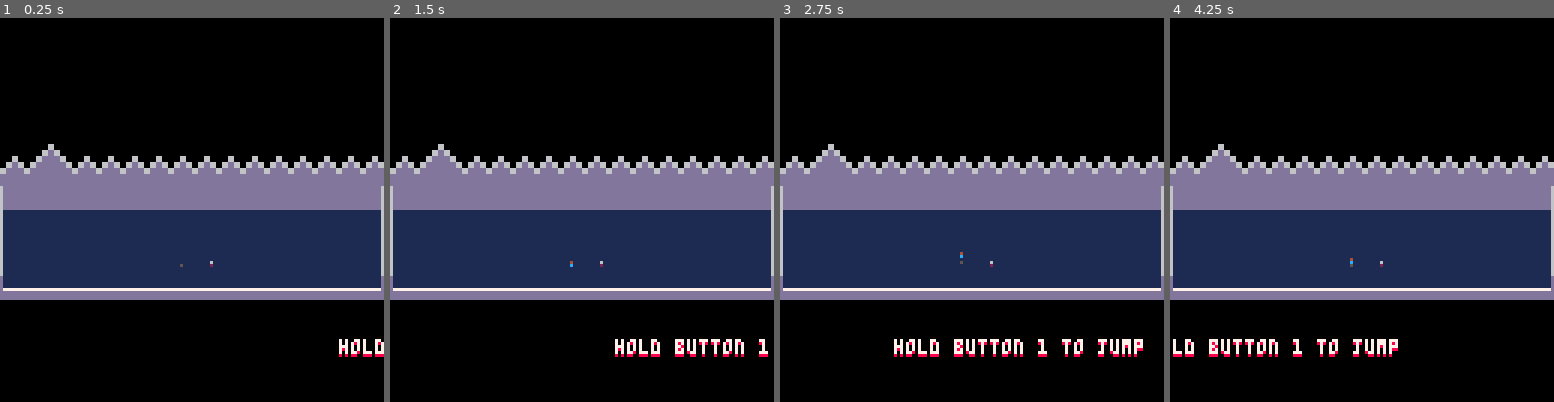
Above: before the commit, frames 1-4 (left to right).
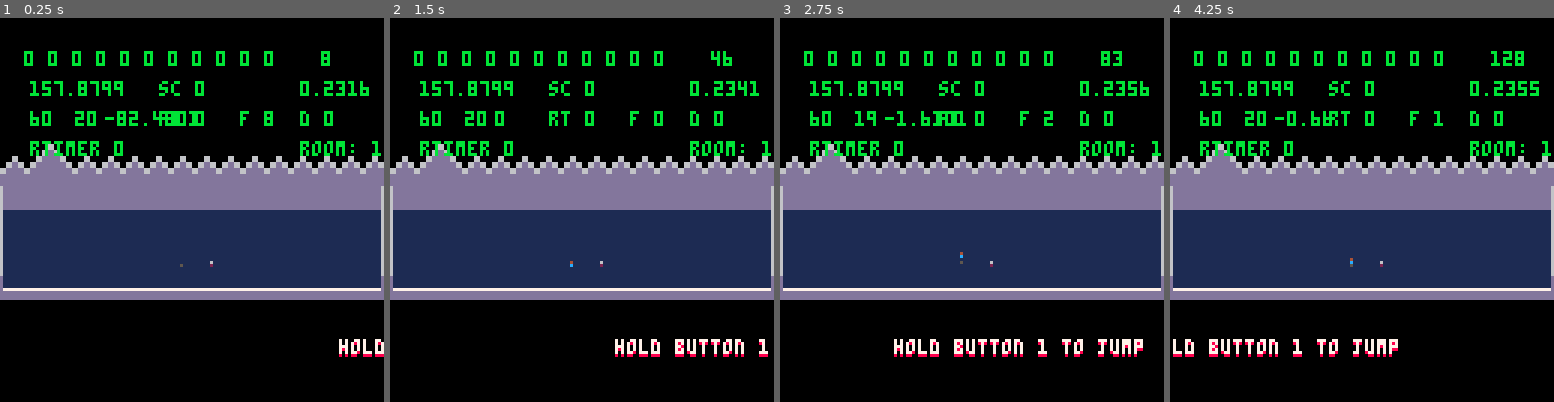
Above: after the commit, the same moments.

Repository: arnodick/tiny_parkour
Game: PICO-8 cartridge tinyp.p8
Two runs of this game, one before a commit and one after it. Both use one fixed random seed, a clock stepped at 60 frames per second and the inputs below.
Inputs:
- Up to frame 1 (0.25 s): no input
- Up to frame 2 (1.5 s): tap X (X key) at 0.33, 1.07 s; tap O (Z key) at 0.7 s
- Up to frame 3 (2.75 s): tap O (Z key) at 1.7, 2.1, 2.5 s; tap X (X key) at 1.85 s; hold Up 2.15-2.42 s
- Up to frame 4 (4.25 s): tap O (Z key) every 0.4 s from 2.9 to 4.1 s; tap X (X key) at 2.97, 4.08 s; hold Down 3.63-3.97 s

The runs differ from the first frame. In frame 1, 3.6% of the frame differs, in the area x 6-100%, y 8-36%; in frame 2, 3.4%; in frame 3, 3.6%; in frame 4, 3.6%.

Commit message:
minor optimizations

Diff:
--- a/tinyp.p8
+++ b/tinyp.p8
@@ -3,7 +3,7 @@
 __lua__
 --tiny parkour
 --by ashley pringle
-debug=false
+debug=true
 doff=0
 function items_i(r)
 if r==2 then
@@ -45,21 +45,20 @@
 	makeitem(60,20,   	0,0, 8, 9,       0,31, 0, 0,1)--36 top to mid end
 	makeitem(116,2,   -4,0, 8,12,       4,0,  0, 0,1,10)--37 top standard
 
-	makeitem( 93,56,-mget(93,56),1,14,11,0,0,0,0,0)--31 post lof
-	makeitem(101,56,-mget(101,56),1,14,11,0,0,0,0,0)--35 post lof
-	makeitem( 95,56,-mget(95,56),1,14,11,0,0,0,0,0)--32 post lof
-	makeitem( 99,56,-mget(99,56),1,14,11,0,0,0,0,0)--34 post lof
-makeitem_s( 97,58,-mget(97,58),1,14,11,0,0,0,0,0)--33 post lof
+--	makeitem( 93,56,-mget(93,56),1,14,11,0,0,0,0,0)--31 post lof
+--	makeitem(101,56,-mget(101,56),1,14,11,0,0,0,0,0)--35 post lof
+--	makeitem( 95,56,-mget(95,56),1,14,11,0,0,0,0,0)--32 post lof
+--	makeitem( 99,56,-mget(99,56),1,14,11,0,0,0,0,0)--34 post lof
+--	makeitem_s( 97,58,-mget(97,58),1,14,11,0,0,0,0,0)--33 post lof
 
 	add(items,item_list[8])
 	add(items,item_list[18])
 	add(items,item_list[20])
 	add(items,item_list[21])
 end
-if r==1 then
---makeitem_s(117,21, -5,1, 8, 9,111,21,0,17, 0, 0,0)--30
---add(items,item_list[1])
-end
+--if r==1 then
+
+--end
 end
 
 function buttons_i(r)
@@ -261,7 +260,6 @@
 	clouds={}
 	for i=1,n do
 		cloudy[i]=flr(rnd(42)-48)
-		--cloudy[i]=flr(rnd(42))
 		cloudh[i]=flr(rnd(h))
 		clouds[i]=rnd(s)+2
 	end
@@ -465,7 +463,7 @@
 				dset(63,dget(63)+1)
 				sfx(2,2)
 				if #bubbles>bubblei+6 then while #bubbles>bubblei do bubbles[#bubbles]=nil end end
-				if #bubbles>bubblei+6 then while #bubbles>bubblei do del(bubbles,bubbles[#bubbles]) end end
+				--if #bubbles>bubblei+6 then while #bubbles>bubblei do del(bubbles,bubbles[#bubbles]) end end
 				makebubble(p.x,p.y,rnd(0.1)+0.1,p.c1)
 				makebubble(p.x,p.y,rnd(0.1)+0.1,p.c2)
 
@@ -474,7 +472,6 @@
 
 	 		for k,v in pairs(player) do player[k]=nil end
 	 		rtimer=timer
-	 		--makemenu()
 			end
 		end
 		p.fall=0 p.ground+=1
@@ -1055,12 +1052,12 @@
 	local p=player[1]
 	if room==1 then
 		if start==0 then
-			if flr(p.x)==70 and flr(p.y==20) and flr(p.z)==0 then
+			if flr(p.x)==70 and flr(p.y)==20 and flr(p.z)==0 then
 				--if start==0 then rtimer=timer end
 				reload(r.dest,r.src,r.len)
-				add(items,makeitem(17,1,-20,0,8,9,4,0,0,0,0,0))
 				start=1
 				tut_c=4
+				add(items,makeitem(17,1,-20,0,8,9,4,0,0,0,0,0))
 				maketele(56,2,0,3,61,5)
 				maketele(98,1,0,4,104,5)
 			end
